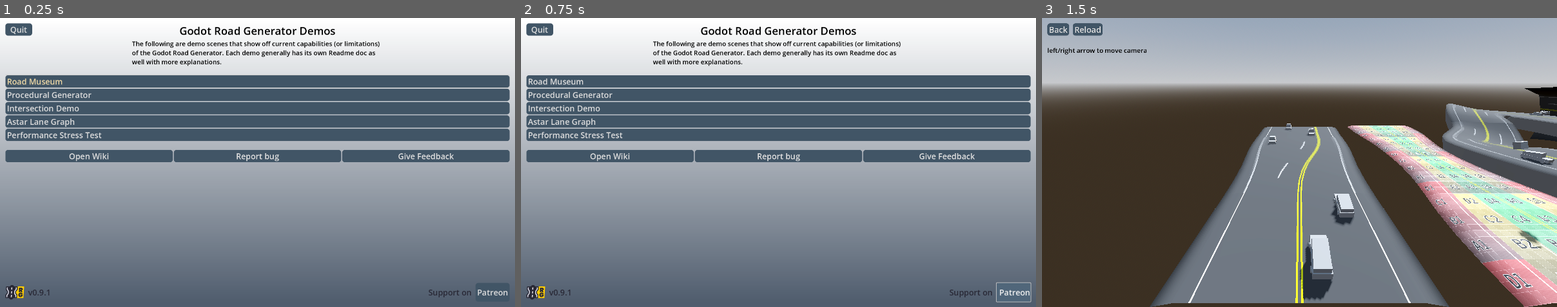
Above: before the commit, frames 1-3 (left to right).
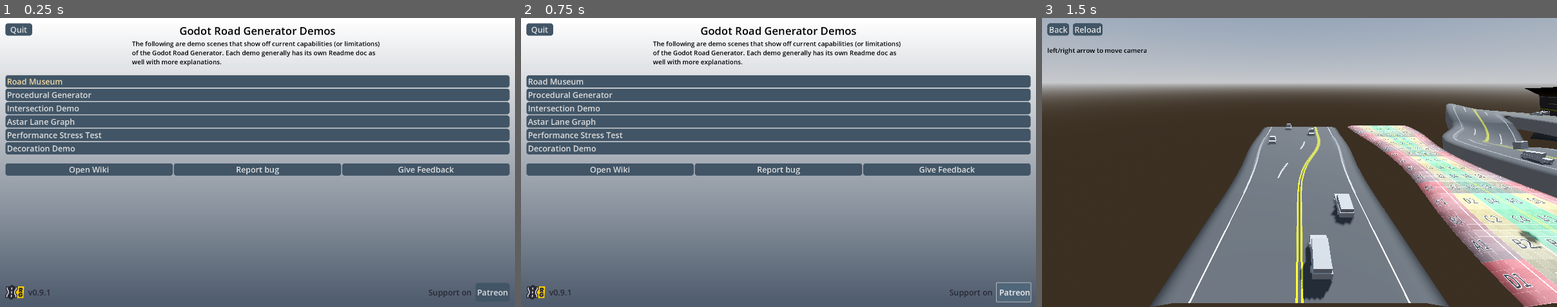
Above: after the commit, the same moments.

Repository: TheDuckCow/godot-road-generator
Game: Godot game, scene res://road_demos/demo_menu.tscn
Two runs of this game, one before a commit and one after it. Both use one fixed random seed, a clock stepped at 60 frames per second and the inputs below.
Inputs:
- Up to frame 1 (0.25 s): no input
- Up to frame 2 (0.75 s): click "Patreon" at 0.5 s
- Up to frame 3 (1.5 s): click "Road Museum" at 1.25 s

The runs differ from the first frame. In frame 1, 9.3% of the frame differs, in the area x 1-99%, y 42-55%; in frame 2, 9.3%; in frame 3, nothing differs.

Commit message:
Updated road demo menu to properly load UIDs now that all paths use them

Diff:
--- a/road_demos/demo_menu.gd
+++ b/road_demos/demo_menu.gd
@@ -26,7 +26,9 @@
 	for scn_path in demo_scenes:
 		var btn := Button.new()
 		btn.alignment = HORIZONTAL_ALIGNMENT_LEFT
-		btn.text = scn_path.get_file().get_basename().capitalize()
+		var id = ResourceUID.text_to_id(scn_path)
+		var file_path = ResourceUID.get_id_path(id)
+		btn.text = file_path.get_file().get_basename().capitalize()
 
 		var on_btn_press = func():
 			load_scene(scn_path)
--- a/road_demos/demo_menu.tscn
+++ b/road_demos/demo_menu.tscn
@@ -20,7 +20,7 @@
 grow_vertical = 2
 theme = ExtResource("1_nvna4")
 script = ExtResource("2_22uuf")
-demo_scenes = Array[String](["res://road_demos/road_museum/road_museum.tscn", "res://road_demos/procedural_generator/procedural_generator.tscn", "res://road_demos/intersections/intersection_demo.tscn", "res://road_demos/navigation/astar_lane_graph.tscn", "res://road_demos/performance_stress_test/performance_stress_test.tscn"])
+demo_scenes = Array[String](["uid://dtdqpwngpuys0", "uid://c57yq8evxe3w3", "uid://005t8goo85uh", "uid://buus3nw81afbr", "uid://crx2pjy5t6xpn", "uid://dvj8ahh0eiop1"])
 
 [node name="graident" type="TextureRect" parent="."]
 layout_mode = 1
